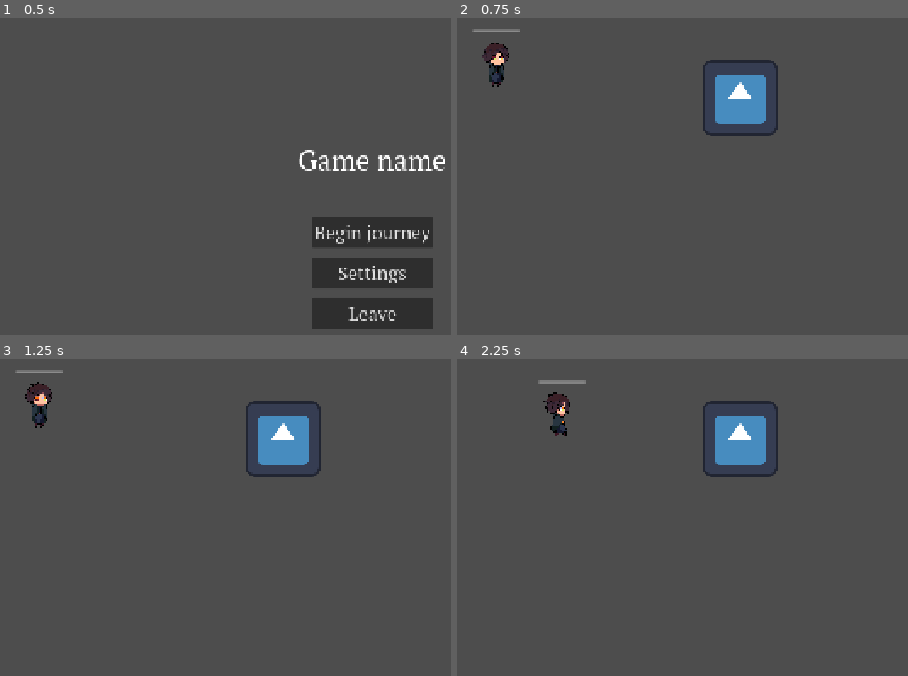
Above: before the commit, frames 1-4 (two rows, left to right).
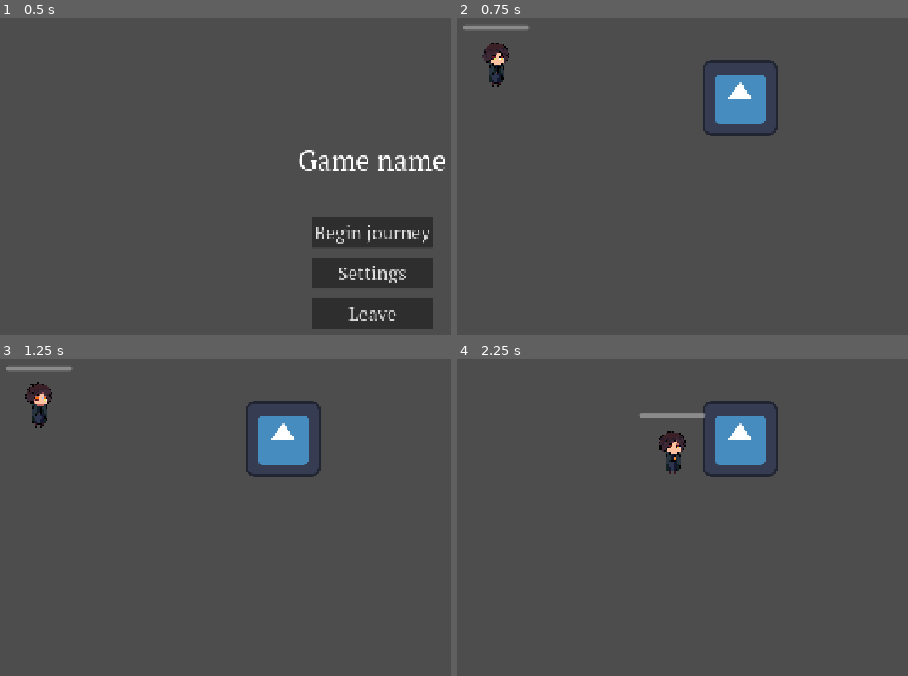
Above: after the commit, the same moments.

Repository: Mosyaan/Neumont-jam
Game: Godot game, scene res://scenes/menu.tscn
Two runs of this game, one before a commit and one after it. Both use one fixed random seed, a clock stepped at 60 frames per second and the inputs below. The engine's default icon, where the game draws it, is replaced by a stand-in: a white triangle on a blue panel in a dark square.
Inputs:
- Up to frame 1 (0.5 s): no input
- Up to frame 2 (0.75 s): click "Begin journey" at 0.5 s
- Up to frame 3 (1.25 s): no input
- Up to frame 4 (2.25 s): tap Enter at 1.25 s; hold D (move_right) 1.28-2.03 s; hold S (move_down) from 2.03 s (still down)

Frame 1 is identical in both runs. In frame 2, 0.2% of the frame differs, in the area x 1-16%, y 2-5%; in frame 3, 0.2%; in frame 4, 1.4%, in the area x 17-56%, y 6-37%.

Commit message:
refactor: create Entity class
- extend player from LivingEntity

Diff:
--- a/elements/Player/player.gd
+++ /dev/null
@@ -1,57 +0,0 @@
-extends CharacterBody2D
-
-const SPEED = 150
-const ACCELERATION = 800
-const FRICTION = 1250
-
-var health = 100
-var max_health = 100
-
-@onready var healthbar = %ProgressBar;
-
-func _process(delta: float) -> void:
-	healthbar.value = health
-	healthbar.max_value = max_health
-
-func _physics_process(delta: float):
-	var vec = Vector2.ZERO
-	vec.x = Input.get_axis("move_left", "move_right")
-	vec.y = Input.get_axis("move_up", "move_down")
-	vec = vec.normalized()
-
-	%sprite.flip_h = vec.x < 0
-
-	handle_movement(vec, delta)
-	handle_animations(vec)
-
-	move_and_slide()
-
-
-func handle_movement(vec: Vector2, delta: float):
-	velocity.x = move_toward(velocity.x, SPEED * vec.x, ACCELERATION * delta)
-	velocity.y = move_toward(velocity.y, SPEED * vec.y, ACCELERATION * delta)
-
-
-func handle_animations(vec: Vector2):
-	if vec.length() > 0:
-		if %sprite.animation != "Walking": %sprite.animation = "Walking"
-	else:
-		if %sprite.animation != "Idle": %sprite.animation = "Idle"
-
-func hit(damage: float) -> void:
-	health -= damage
-
-	if health <= 0:
-		die()
-	else:
-		$HitSound.play()
-
-func acelerate(vector: Vector2) -> void:
-	print_debug(vector)
-	handle_movement(vector, 0.1)
-	handle_animations(vector)
-	move_and_slide()
-
-func die() -> void:
-	$DieSound.play()
-	get_parent().remove_child(get_node('.'))
--- a/elements/Player/player.tscn
+++ b/elements/Player/player.tscn
@@ -1,11 +1,43 @@
-[gd_scene load_steps=23 format=3 uid="uid://d3y7fvm78w3ji"]
+[gd_scene load_steps=22 format=3 uid="uid://d3y7fvm78w3ji"]
 
-[ext_resource type="Script" uid="uid://cm7ui3f7lk34f" path="res://elements/Player/player.gd" id="1_34354"]
 [ext_resource type="Texture2D" uid="uid://ctftrub7ixqxu" path="res://assets/Wizard/Idle.png" id="2_34354"]
-[ext_resource type="Theme" uid="uid://c7witwf6ohmr7" path="res://assets/theme.tres" id="2_uuo3k"]
 [ext_resource type="Texture2D" uid="uid://e2vfn6tua2e0" path="res://assets/Wizard/Walk.png" id="3_66ndd"]
 [ext_resource type="AudioStream" uid="uid://bmk6xsj1nsi4h" path="res://assets/sounds/hit_sound.mp3" id="5_mrdvp"]
 [ext_resource type="AudioStream" uid="uid://cv4lsn8fnimqo" path="res://assets/sounds/die_sound.mp3" id="6_5oy5x"]
+
+[sub_resource type="GDScript" id="GDScript_o7pxy"]
+script/source = "extends LivingEntity
+
+@export
+var movement_speed = 400
+
+func _process(delta: float) -> void:
+	%HealthBar.max_value = max_health
+	%HealthBar.value = health
+
+func _physics_process(delta: float) -> void:
+	var vector = Vector2.ZERO
+	vector.x = Input.get_axis(\"move_left\", \"move_right\")
+	vector.y = Input.get_axis(\"move_up\", \"move_down\")
+	vector = vector.normalized() * movement_speed
+
+	handle_movement(vector)
+
+func handle_animations(vector: Vector2):
+	%sprite.flip_h = vector.x < 0
+	if abs(vector.x) > 0:
+		if %sprite.animation != \"Walking\": %sprite.animation = \"Walking\"
+	else:
+		if %sprite.animation != \"Idle\": %sprite.animation = \"Idle\"
+
+
+func _on_peform_movement(vector: Vector2) -> void:
+	handle_animations(vector)
+
+
+func _on_recieve_damage() -> void:
+	%Sounds/hit.play()
+"
 
 [sub_resource type="AtlasTexture" id="AtlasTexture_66ndd"]
 atlas = ExtResource("2_34354")
@@ -111,25 +143,17 @@
 "speed": 10.0
 }]
 
-[sub_resource type="CapsuleShape2D" id="CapsuleShape2D_66ndd"]
-radius = 16.0
-height = 32.0
-
 [sub_resource type="CircleShape2D" id="CircleShape2D_nlv5c"]
 radius = 72.4431
 
+[sub_resource type="CircleShape2D" id="CircleShape2D_o7pxy"]
+radius = 16.0
+
 [node name="Player" type="CharacterBody2D"]
-motion_mode = 1
-script = ExtResource("1_34354")
-
-[node name="ProgressBar" type="ProgressBar" parent="."]
-unique_name_in_owner = true
-offset_left = -40.0
-offset_top = -96.0
-offset_right = 40.0
-offset_bottom = -92.0
-theme = ExtResource("2_uuo3k")
-show_percentage = false
+script = SubResource("GDScript_o7pxy")
+collision_center = Vector2(0, -16)
+healthbar_top = 96
+metadata/_custom_type_script = "uid://vqtm386ccklf"
 
 [node name="sprite" type="AnimatedSprite2D" parent="."]
 unique_name_in_owner = true
@@ -138,19 +162,36 @@
 animation = &"Idle"
 autoplay = "Idle"
 frame_progress = 0.588945
-
-[node name="CollisionShape2D" type="CollisionShape2D" parent="."]
-position = Vector2(0, -16)
-shape = SubResource("CapsuleShape2D_66ndd")
-
-[node name="HitSound" type="AudioStreamPlayer" parent="."]
-stream = ExtResource("5_mrdvp")
-
-[node name="DieSound" type="AudioStreamPlayer" parent="."]
-stream = ExtResource("6_5oy5x")
+speed_scale = 0.8
 
 [node name="Area2D" type="Area2D" parent="."]
+collision_mask = 6
 
 [node name="CollisionShape2D" type="CollisionShape2D" parent="Area2D"]
 position = Vector2(0, -16)
 shape = SubResource("CircleShape2D_nlv5c")
+
+[node name="Sounds" type="Node" parent="."]
+unique_name_in_owner = true
+
+[node name="hit" type="AudioStreamPlayer" parent="Sounds"]
+stream = ExtResource("5_mrdvp")
+
+[node name="die" type="AudioStreamPlayer" parent="Sounds"]
+stream = ExtResource("6_5oy5x")
+
+[node name="CollisionShape2D" type="CollisionShape2D" parent="."]
+position = Vector2(0, -16)
+shape = SubResource("CircleShape2D_o7pxy")
+
+[node name="HealthBar" type="ProgressBar" parent="."]
+unique_name_in_owner = true
+offset_left = -56.0
+offset_top = -104.0
+offset_right = 56.0
+offset_bottom = -96.0
+show_percentage = false
+
+[connection signal="health_below_zero" from="." to="." method="_on_health_below_zero"]
+[connection signal="peform_movement" from="." to="." method="_on_peform_movement"]
+[connection signal="recieve_damage" from="." to="." method="_on_recieve_damage"]
--- /dev/null
+++ b/elements/living_entity.gd
@@ -0,0 +1,38 @@
+class_name LivingEntity extends CharacterBody2D
+
+signal recieve_damage
+signal health_below_zero
+signal peform_movement
+
+@export
+var health = 100
+@export
+var max_health = 100
+@export
+var collision_center: Vector2
+@export
+var knockback_raito = 0.8
+@export
+var healthbar_top: int
+
+# Returns global collision center
+func get_collision_center() -> Vector2:
+	return global_position + collision_center
+
+func hit(damage: float) -> void:
+	health -= damage
+	recieve_damage.emit()
+
+	if health <= 0:
+		health_below_zero.emit()
+
+func hit_by_entity(damage: float, entity: LivingEntity) -> void:
+	hit(damage)
+	var knockback = entity.get_collision_center().direction_to(get_collision_center())
+	knockback *= damage / max_health * knockback_raito * 100000
+	handle_movement(knockback)
+
+func handle_movement(vector: Vector2):
+	velocity = vector
+	peform_movement.emit(velocity)
+	move_and_slide()
--- /dev/null
+++ b/elements/living_entity.tscn
@@ -0,0 +1,14 @@
+[gd_scene load_steps=2 format=3 uid="uid://shtjh6qvegxb"]
+
+[ext_resource type="Script" uid="uid://vqtm386ccklf" path="res://elements/living_entity.gd" id="1_mdhsg"]
+
+[node name="LivingEntity" type="CharacterBody2D"]
+motion_mode = 1
+script = ExtResource("1_mdhsg")
+
+[node name="HealthBar" type="ProgressBar" parent="."]
+unique_name_in_owner = true
+offset_left = -64.0
+offset_right = 64.0
+offset_bottom = 8.0
+show_percentage = false
Not shown, removed: elements/Player/player.gd.uid
Not shown, added: elements/living_entity.gd.uid
